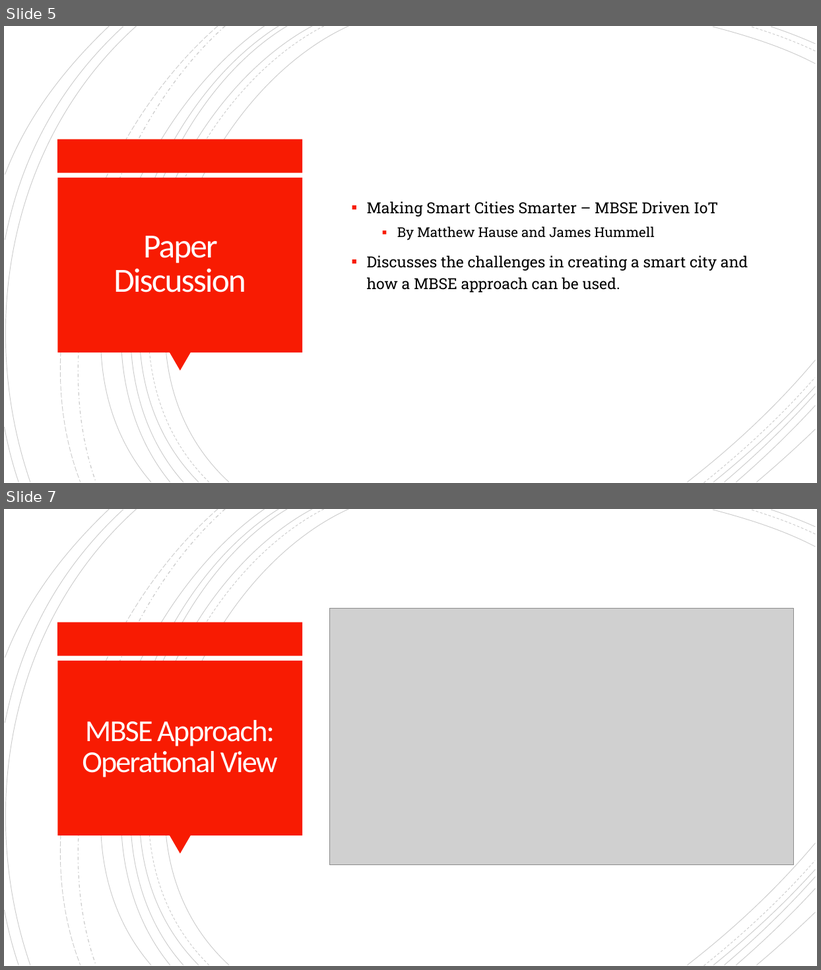
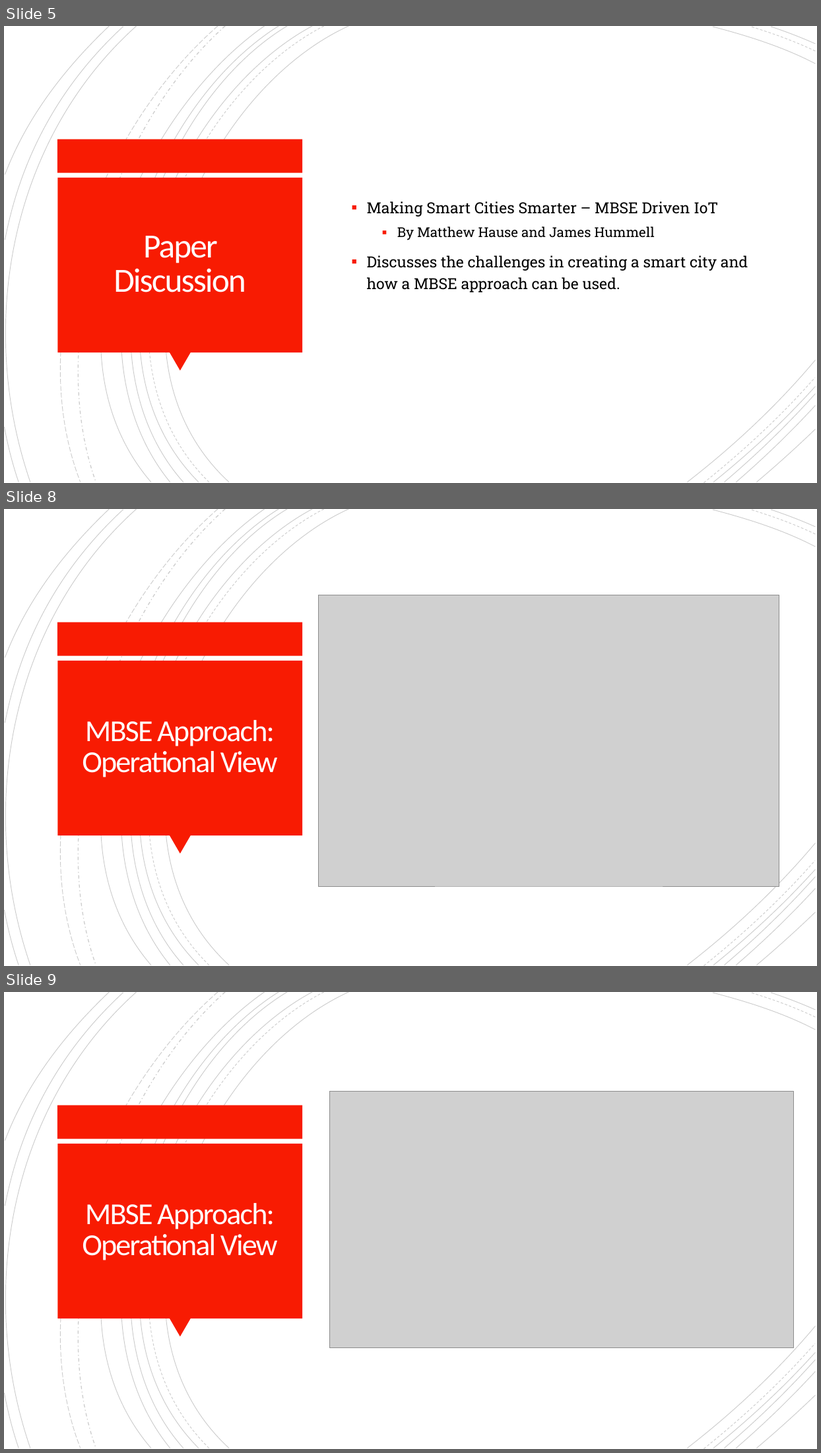
Before and after one commit to mattwhitesides/Model-Based-System-Engineering, a slide deck: Homework/Paper 1/Matthew_MBSE-Driven-IoT-For-Smart-Cities.pptx. Shown one above the other, each under a label of ours: slides 5 and 7 before the commit, slides 5, 8 and 9 after it; the slides between them are not shown. The pictures are 821x970 and 821x1453 pixels, drawn with LibreOffice and Linux fonts; fonts in the diff are those of the drawing; grey boxes stand for pictures. Boxes give left, top, right and bottom in pixels: in the first picture for what was removed or moved away, otherwise in the second. Text is boxed around its words. In the diff, an @@ line names an element or a change of style, - is before the commit and + after.

```diff
--- a/Homework/Paper 1/Matthew_MBSE-Driven-IoT-For-Smart-Cities.pptx
+++ b/Homework/Paper 1/Matthew_MBSE-Driven-IoT-For-Smart-Cities.pptx
@@ slide 8 added at [4,509,817,966], background #FFFFFF; not listed: 24 template elements that a slide beside it also shows @@
@@ picture added at [319,595,780,887] @@
@@ title added at [82,720,278,778], 36 pt, text #FFFEFF @@
+MBSE Approach:
+Operational View
@@ what was slide 7 is now slide 9 @@
```
Also in this commit, not shown: 2 slides changed, 29 other files.
